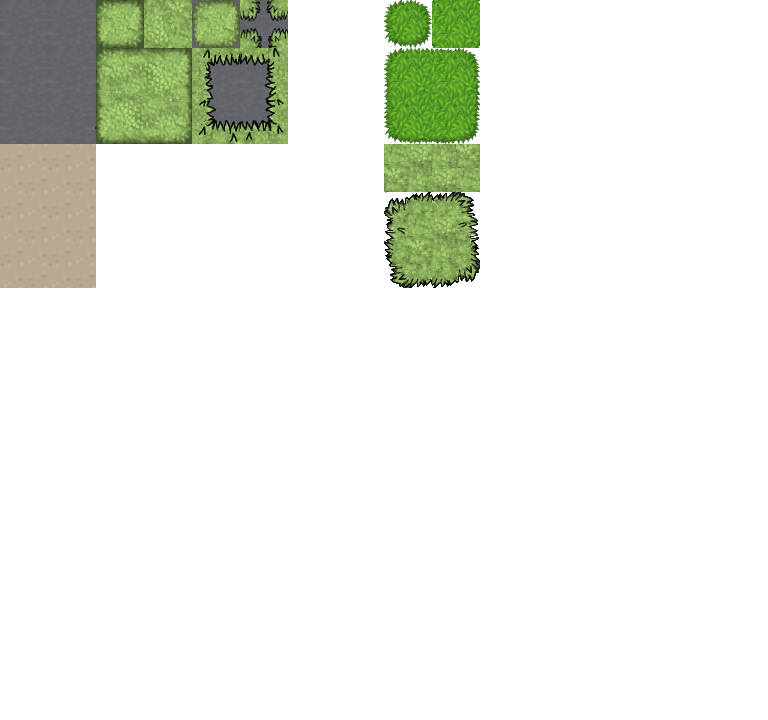
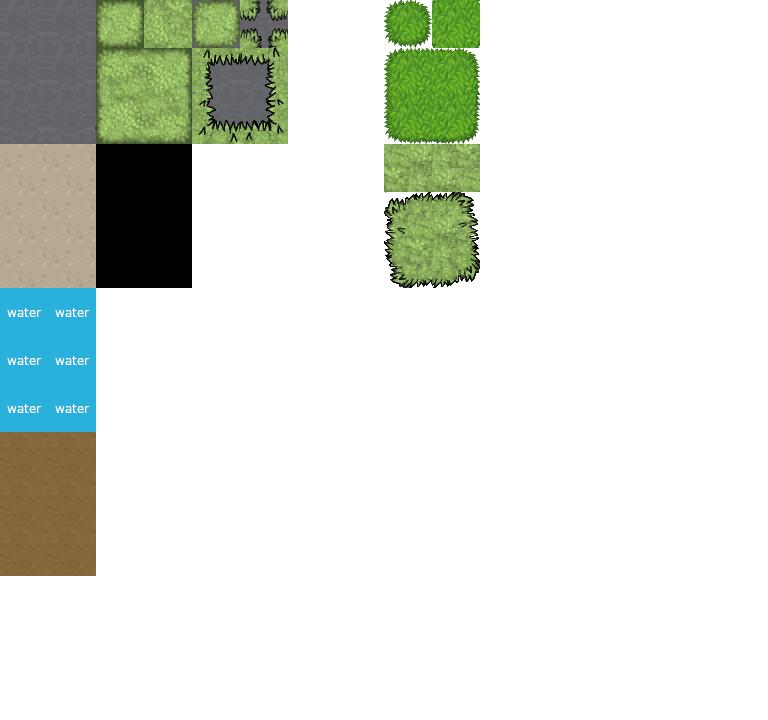
Two versions of the same layered image (768 × 720). Layer-by-layer changes:
painted on "Proper" over (0, 144, 192, 576)
